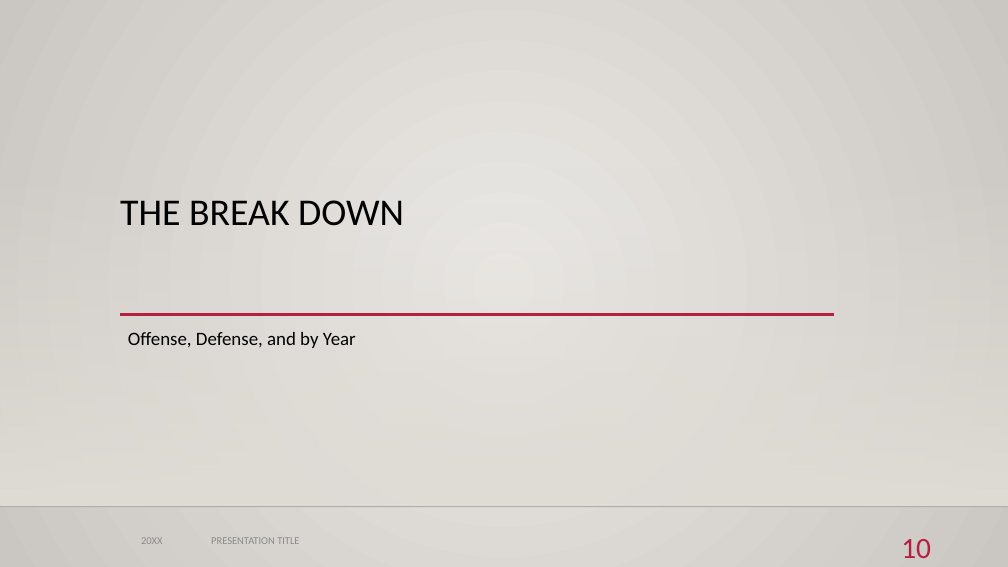
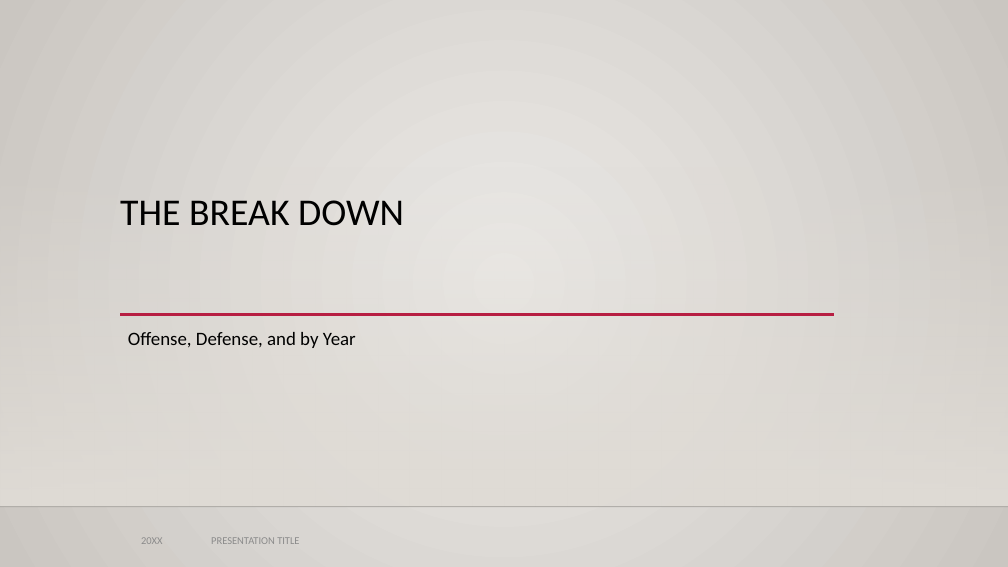
Before and after one commit to DunieCarrasco/nfl_concussion_analysis, a slide deck: slide 10 of NFL_concussion_study_Final.pptx. Drawn at 1008x567 pixels with LibreOffice and Linux fonts; fonts in the diff are those of the drawing; background and template pictures are left out. Boxes give left, top, right and bottom in pixels: in the first picture for what was removed or moved away, otherwise in the second. Text is boxed around its words. In the diff, an @@ line names an element or a change of style, - is before the commit and + after.

```diff
--- a/NFL_concussion_study_Final.pptx
+++ b/NFL_concussion_study_Final.pptx
@@ page number removed at <box>901,539,931,558</box> @@
-10
```
Also in this commit, not shown: 7 other slides changed.
